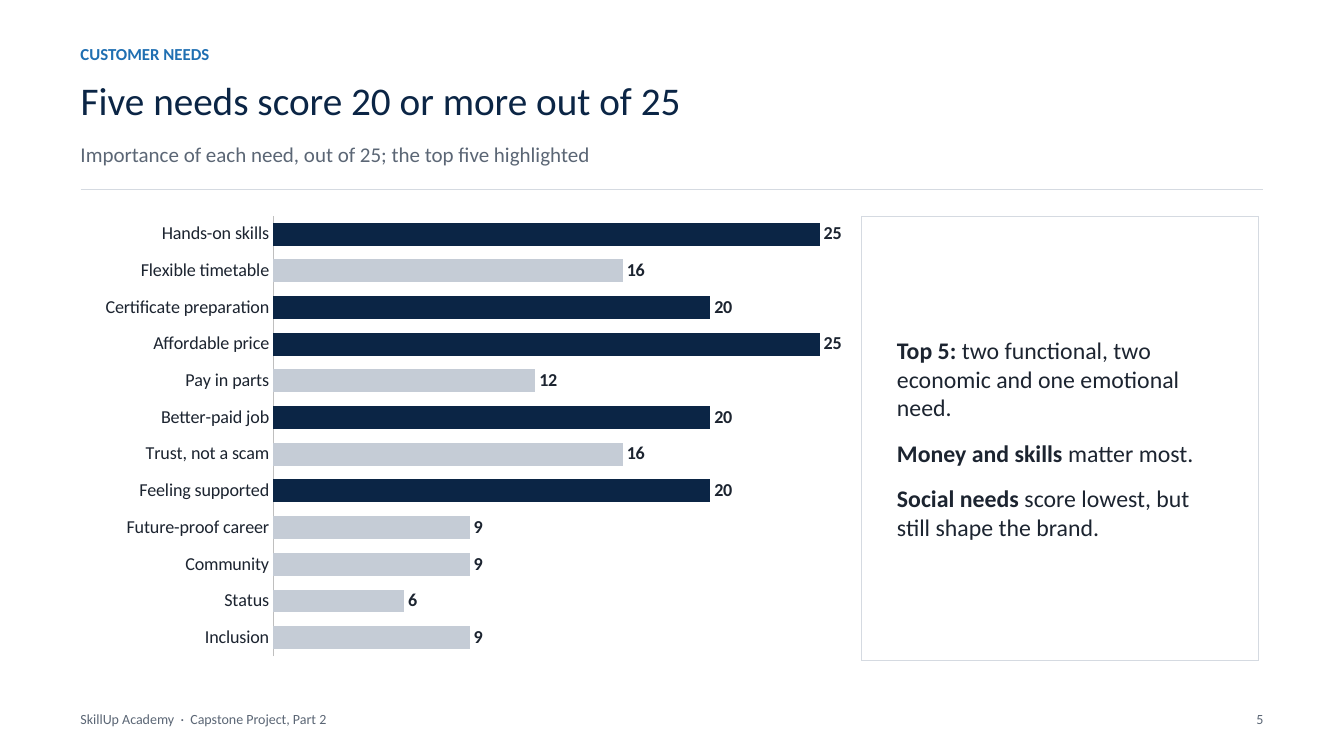
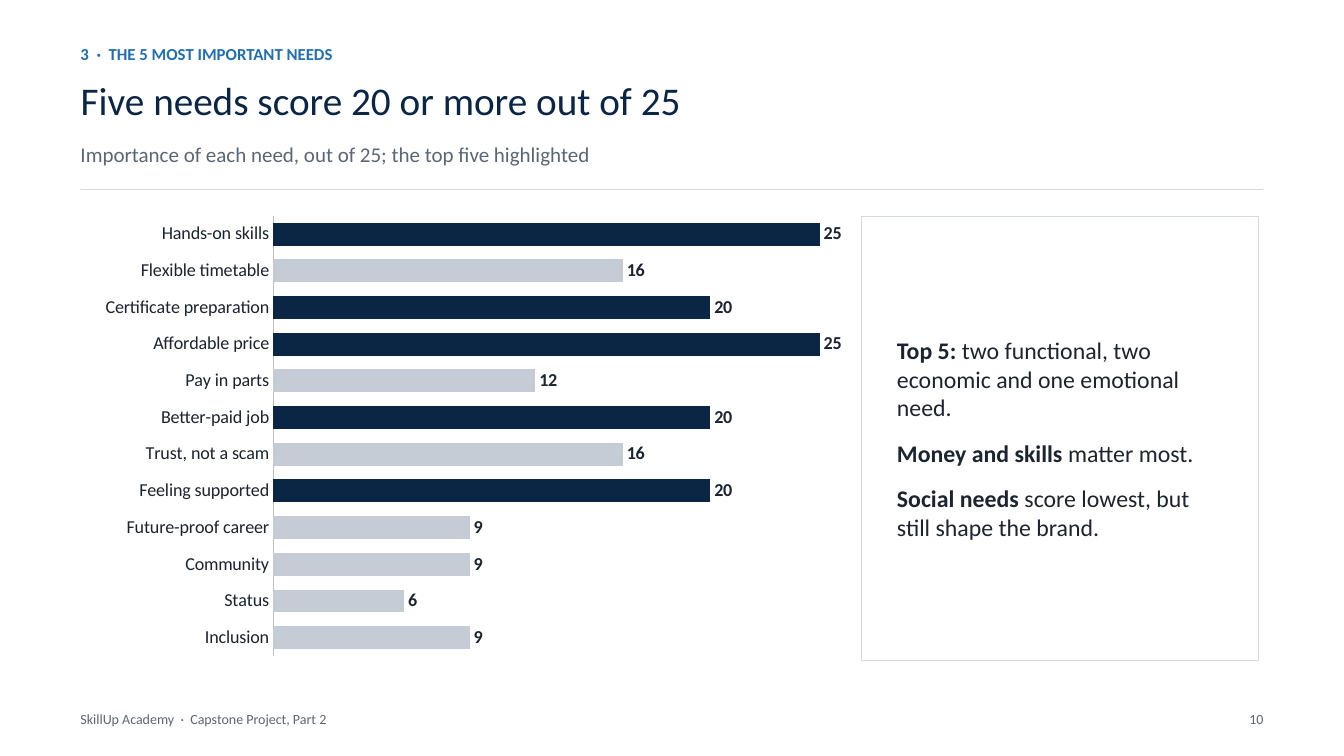
Before and after one commit to BadboyVee/BlackHoleeee, a slide deck: slide 10 of capstone/Customer_Analysis.pptx (slide 5 before the commit). Drawn at 1344x756 pixels with LibreOffice and Linux fonts; fonts in the diff are those of the drawing. Boxes give left, top, right and bottom in pixels: in the first picture for what was removed or moved away, otherwise in the second. Text is boxed around its words. In the diff, an @@ line names an element or a change of style, - is before the commit and + after.

```diff
--- a/capstone/Customer_Analysis.pptx
+++ b/capstone/Customer_Analysis.pptx
@@ text at (x1=80, y1=49, x2=333, y2=60): text changed @@
-CUSTOMER NEEDS
+3 · THE 5 MOST IMPORTANT NEEDS
@@ text at (x1=1249, y1=715, x2=1263, y2=724): text changed @@
-5
+10
```
Also in this commit, not shown: 12 other slides changed, 2 slides added, 1 slide removed, 7 other files.
